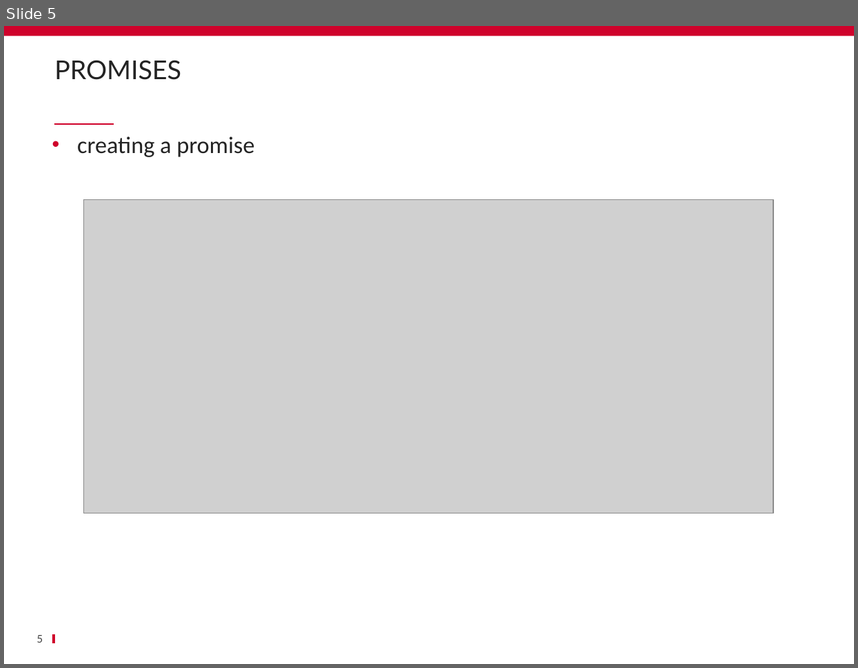
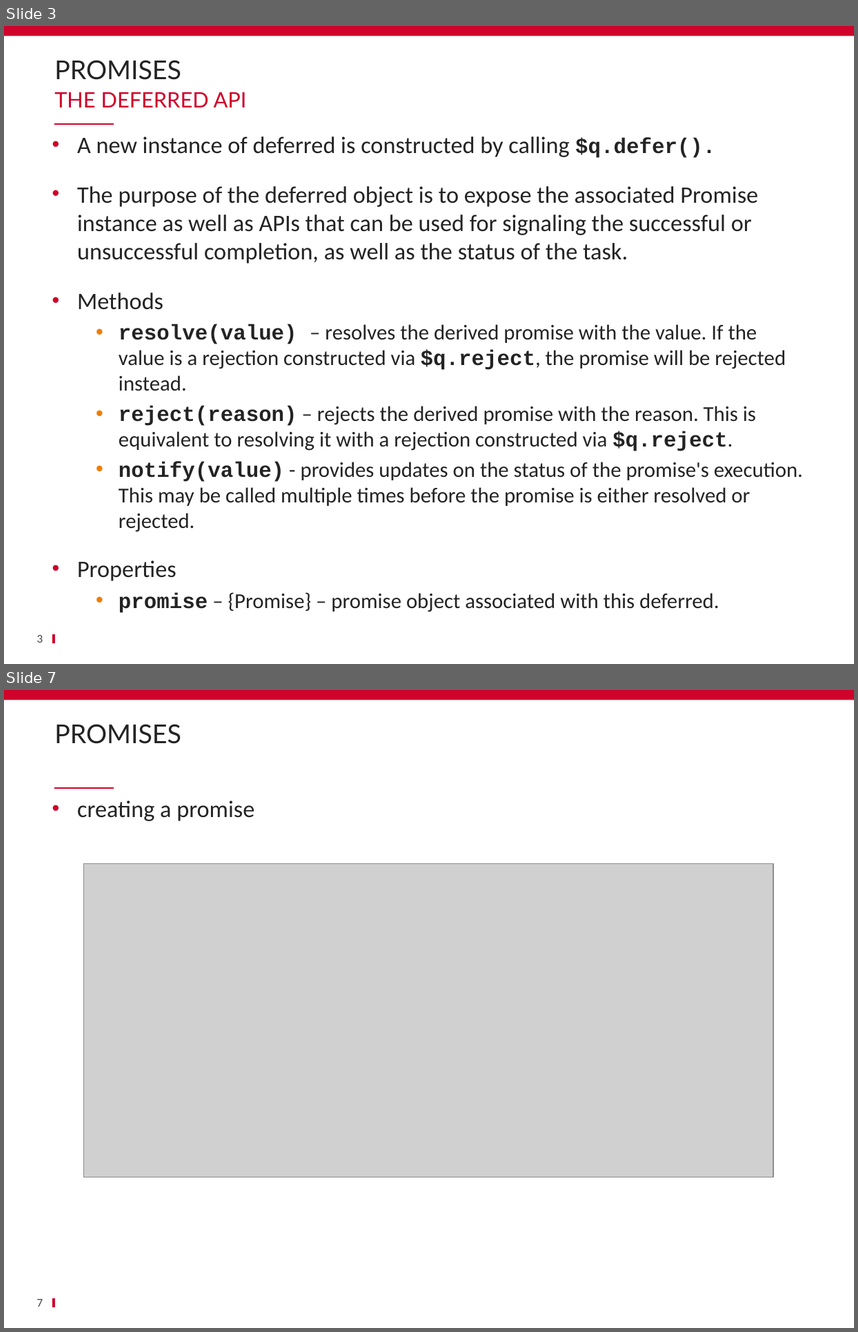
Before and after one commit to schassande/formation-angularjs1, a slide deck: Jour2/08 Promesses/08_Promesses.pptx. Shown one above the other, each under a label of ours: slide 5 before the commit, slides 3 and 7 after it; the slides between them are not shown. The pictures are 858x668 and 858x1332 pixels, drawn with LibreOffice and Linux fonts; fonts in the diff are those of the drawing; grey boxes stand for pictures; background and template pictures are left out. Boxes give left, top, right and bottom in pixels: in the first picture for what was removed or moved away, otherwise in the second. Text is boxed around its words. In the diff, an @@ line names an element or a change of style, - is before the commit and + after.

```diff
--- a/Jour2/08 Promesses/08_Promesses.pptx
+++ b/Jour2/08 Promesses/08_Promesses.pptx
@@ slide 3 added at (4,26,854,664), background #FFFFFF; not listed: 3 template elements that a slide beside it also shows @@
@@ title added at (54,60,181,80), 22 pt, text #232323 @@
+PROMISES
@@ text added at (54,92,247,107), 18 pt, text #CF022B @@
+THE DEFERRED API
@@ text added at (77,136,803,532), 18 pt, text #232323 @@
+• A new instance of deferred is constructed by calling $q.defer().
+• The purpose of the deferred object is to expose the associated Promise instance as well as APIs that can be used for signaling the successful or unsuccessful completion, as well as the status of the task.
+• Methods
+  • resolve(value) – resolves the derived promise with the value. If the value is a rejection constructed via $q.reject, the promise will be rejected instead.
+  • reject(reason) – rejects the derived promise with the reason. This is equivalent to resolving it with a rejection constructed via $q.reject.
+  • notify(value) - provides updates on the status of the promise's execution. This may be called multiple times before the promise is either resolved or rejected.
+• Properties
+  • promise – {Promise} – promise object associated with this deferred.
@@ page number added at (37,635,43,642), 10 pt, text #464646 @@
+3
@@ what was slide 5 is now slide 7 @@
@@ page number at (37,1299,43,1306): text changed @@
-5
+7
```
Also in this commit, not shown: 3 slides changed, 1 other slide added, 1 slide removed, 6 other files.
